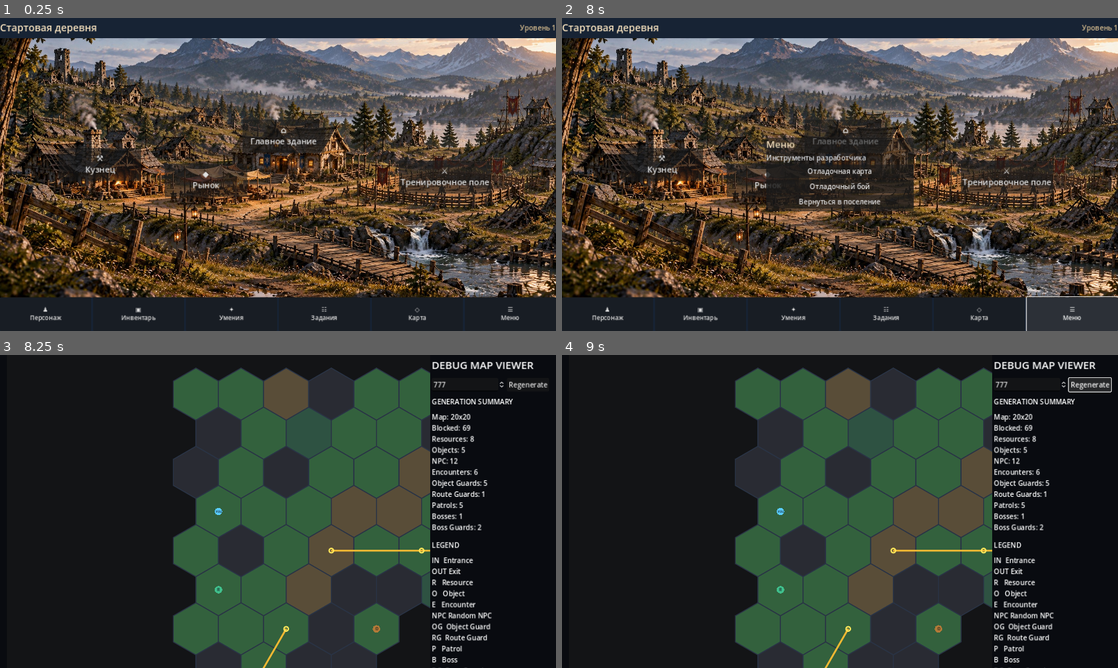
Above: before the commit, frames 1-4 (two rows, left to right).
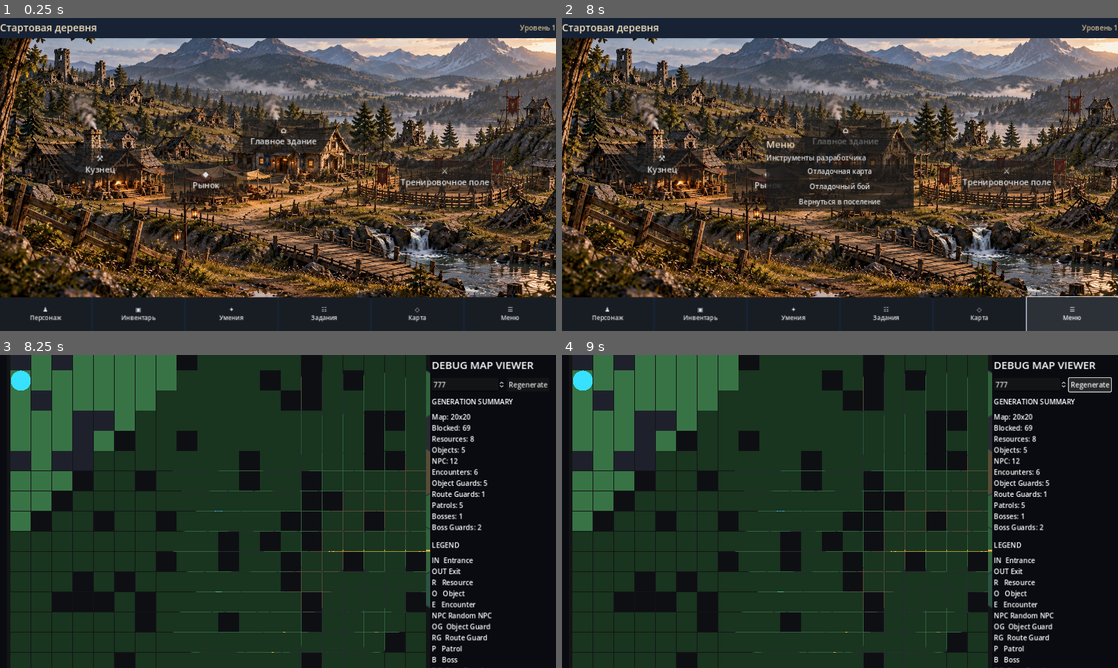
Above: after the commit, the same moments.

Repository: Archoniou1987/Battle-of-Artheon
Game: Godot game, scene res://scenes/main/main.tscn
Same seed, same stepped clock (60 frames per second), same inputs: the game is played once before the commit and once after it.
Inputs:
- Up to frame 1 (0.25 s): no input
- Up to frame 2 (8 s): click "⚒ Кузнец" at 0.5 s; click "◆ Рынок" at 1.25 s; click "⌂ Главное здание" at 2 s; click "⚔ Тренировочное поле" at 2.75 s; click "♟ Персонаж" at 3.5 s; click "▣ Инвентарь" at 4.25 s; click "✦ Умения" at 5 s; click "☷ Задания" at 5.75 s; click "◇ Карта" at 6.5 s; click "☰ Меню" at 7.25 s
- Up to frame 3 (8.25 s): click "Отладочная карта" at 8 s
- Up to frame 4 (9 s): click "Regenerate" at 8.75 s

Frames 1-2 are identical in both runs. In frame 3, 57% of the frame differs, in the area x 1-77%, y 0-100%; in frame 4, 57%.

Commit message:
Display bottom-right minimap and update it on player movement

Diff:
--- a/scenes/debug/debug_map_viewer.gd
+++ b/scenes/debug/debug_map_viewer.gd
@@ -111,6 +111,15 @@
 	map_scroll.horizontal_scroll_mode=ScrollContainer.SCROLL_MODE_SHOW_NEVER
 	map_scroll.vertical_scroll_mode=ScrollContainer.SCROLL_MODE_SHOW_NEVER
 	map_scroll.follow_focus=false
+	mini_map=DebugMiniMap.new()
+	mini_map.custom_minimum_size=Vector2(155,155)
+	mini_map.mouse_filter=Control.MOUSE_FILTER_IGNORE
+	mini_map.set_anchors_preset(Control.PRESET_BOTTOM_RIGHT)
+	mini_map.offset_left=-167.0
+	mini_map.offset_top=-167.0
+	mini_map.offset_right=-12.0
+	mini_map.offset_bottom=-12.0
+	$Root/MapPanel.add_child(mini_map)
 	var controls:=HBoxContainer.new()
 	$Root/Sidebar.add_child(controls)
 	$Root/Sidebar.move_child(controls,1)
@@ -144,6 +153,7 @@
 	target_hex=Vector2i(-1,-1)
 	planned_path.clear()
 	canvas.set_player_view(player_hex,target_hex,planned_path)
+	mini_map.update_map(playable_map,player_hex)
 	if move_status!=null:
 		move_status.text="Выберите клетку"
 	refresh_loot_markers()
@@ -208,6 +218,7 @@
 	planned_path.remove_at(0)
 	move_status.text="Прибытие" if planned_path.size()==1 else "Осталось: %d"%(planned_path.size()-1)
 	canvas.set_player_view(player_hex,target_hex,planned_path)
+	mini_map.update_map(playable_map,player_hex)
 	call_deferred("_center_on_player")
 
 func _set_fixed_scale()->void:
